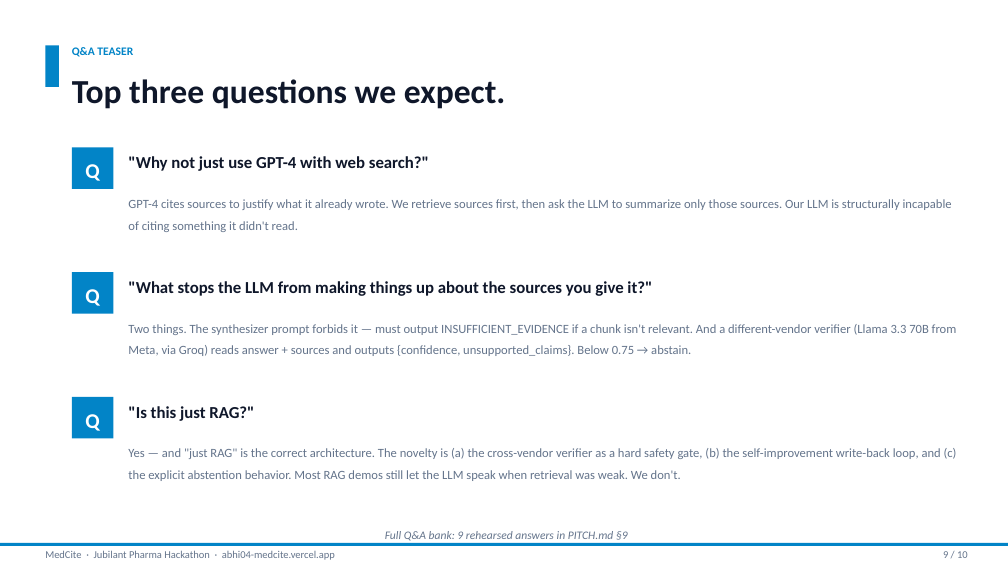
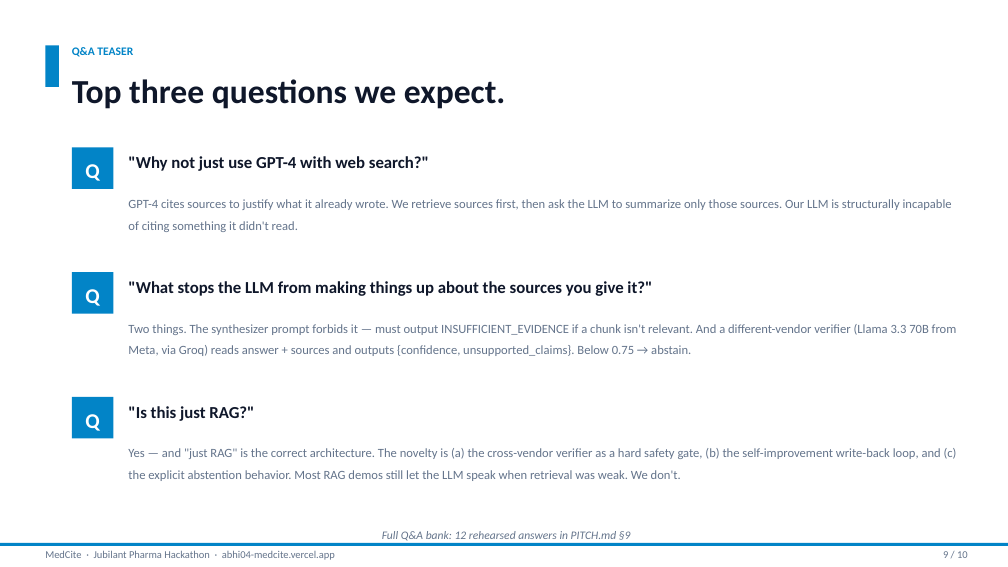
Before and after one commit to Abhishek0489/medCite, a slide deck: slide 9 of deck/MedCite_Pitch.pptx. Drawn at 1008x567 pixels with LibreOffice and Linux fonts; fonts in the diff are those of the drawing. Boxes give left, top, right and bottom in pixels: in the first picture for what was removed or moved away, otherwise in the second. Text is boxed around its words. In the diff, an @@ line names an element or a change of style, - is before the commit and + after.

```diff
--- a/deck/MedCite_Pitch.pptx
+++ b/deck/MedCite_Pitch.pptx
@@ text at box(382, 531, 631, 541): text changed @@
-Full Q&A bank: 9 rehearsed answers in PITCH.md §9
+Full Q&A bank: 12 rehearsed answers in PITCH.md §9
```
Also in this commit, not shown: 3 other files.
